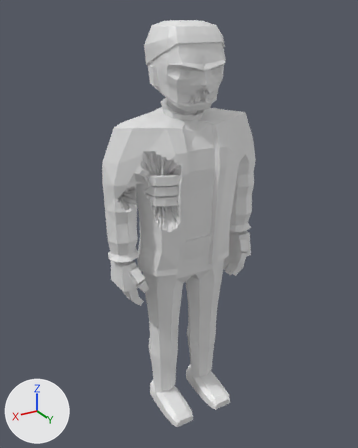
An edit to the glTF model assets/models/zombie_doctor_m_b2.glb, drawn before and after from the same camera.
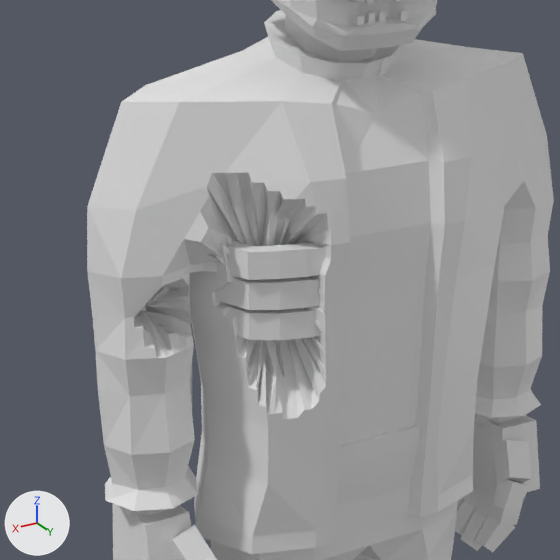
Each version appears first whole from a 50 mm lens placed at (1.16, 1.888, 1.974), pointed at (0.021, -0.011, 1.024), and next in a close-up on the part from 21% to 72% of the width and 21% to 62% of the height. Arrows for +X, +Y and +Z are at lower left; the lights stay in place. The older version's two pictures come first. Vertices at exactly the same position are counted once.

The first close-up shows 'zombie_doctor_m_b2'.
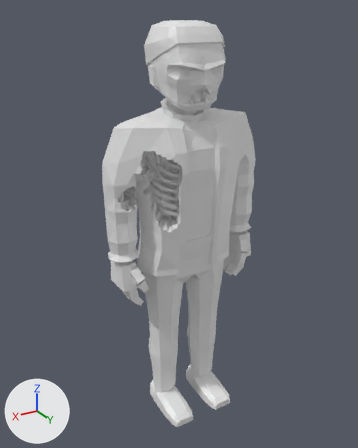
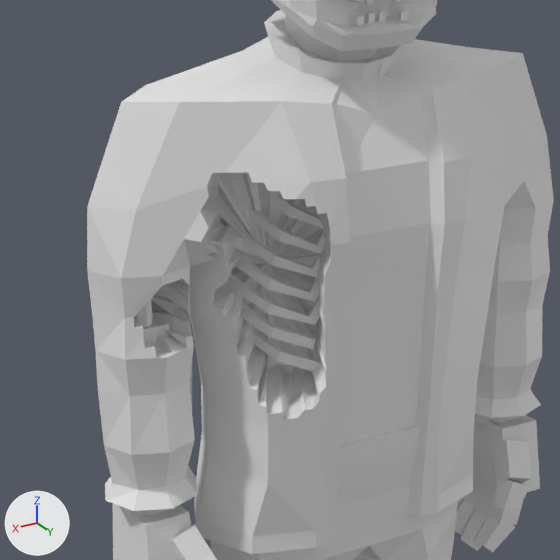
Location of each change, (x1, y1, x2, y2) in pixels of the close-ups (560 x 560 px; the box of a moved part takes in the faces that stretch with it):
part 1 of me_zombie_doctor_m_b2, added
    after: (143, 317, 169, 343)
part 2 of me_zombie_doctor_m_b2, added
    after: (235, 256, 320, 301)
part 3 of me_zombie_doctor_m_b2, added
    after: (241, 304, 316, 349)
part 4 of me_zombie_doctor_m_b2, added
    after: (253, 329, 320, 372)
part 5 of me_zombie_doctor_m_b2, moved or reshaped
    before: (137, 173, 346, 419)
    after: (134, 173, 331, 419)

Diff of the bpy script that builds the scene:
```diff
--- a/assets/models/zombie_doctor_m_b2.glb.py
+++ b/assets/models/zombie_doctor_m_b2.glb.py
@@ me_zombie_doctor_m_b2 @@
 # used by ob_zombie_doctor_m_b2; location = (0.0, 0.0, 0.0)
-me_zombie_doctor_m_b2.from_pydata(...)  # 2239 vertices, 4331 faces; spans x -0.41..0.41, y -0.16..0.22, z 0.0..1.94
+me_zombie_doctor_m_b2.from_pydata(...)  # 2387 vertices, 4595 faces; spans x -0.41..0.41, y -0.16..0.22, z 0.0..1.94
+# me_zombie_doctor_m_b2 part 1: a new loose piece, a box spanning x 0.292..0.36, y -0.021..0.015, z 1.172..1.204
+# me_zombie_doctor_m_b2 part 2: a new loose piece of 28 vertices spanning x 0.01..0.17, y -0.1..0.1, z 1.22..1.35
+# me_zombie_doctor_m_b2 part 3: a new loose piece of 24 vertices spanning x 0.02..0.18, y -0.09..0.08, z 1.15..1.26
+# me_zombie_doctor_m_b2 part 4: a new loose piece of 24 vertices spanning x 0.02..0.17, y -0.09..0.09, z 1.11..1.22
+# me_zombie_doctor_m_b2 part 5: 307 vertices moved from x 0.04..0.36, y -0.13..0.15, z 1.11..1.39 to x 0.01..0.38, y -0.1..0.11, z 1.07..1.47; 13 vertices removed from x 0.03..0.34, y -0.02..0.12, z 1.19..1.23; 69 vertices added at x 0.01..0.36, y -0.1..0.1, z 1.14..1.47
+# other edits to the shape of me_zombie_doctor_m_b2 do not show in these pictures
```
